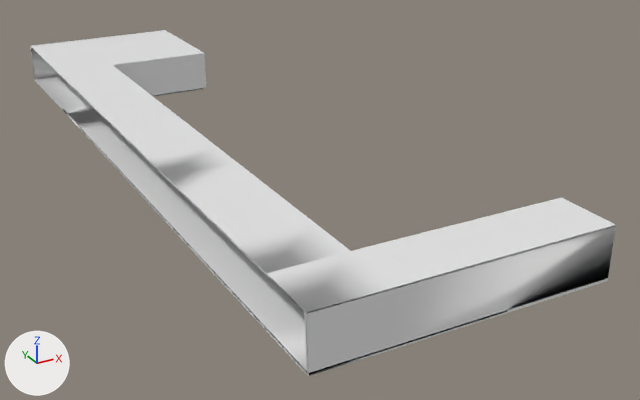
One commit to the FBX model UnholySource/Assets/Models/Scenario/School/Rooms/East/interior_school_room_east_00.fbx: the scene before it, then after it.
The view is the same before and after, from a 50 mm camera at (-20.1, -71.5, 26.1) aimed at (12.3, -12.5, -3.4). Every picture has the same lights, and +X, +Y and +Z are marked at lower left.

In view in the first picture: 'Visible Mesh'.
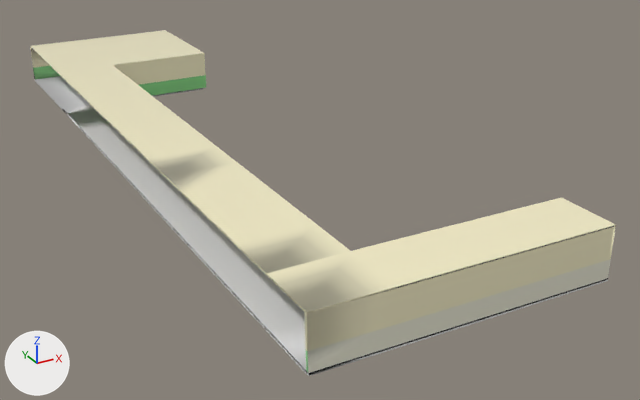
Changed parts and their boxes [x1, y1, x2, y2] in the pictures (640 x 400 px):
```json
{"part": 1, "of": "me_cube", "change": "built on", "before": [304, 226, 616, 373], "after": [304, 226, 616, 373]}
{"part": 2, "of": "me_cube", "change": "recoloured", "before": [30, 30, 616, 314], "after": [30, 30, 616, 314], "on screen": "white to beige"}
{"part": 3, "of": "me_cube", "change": "recoloured", "before": [35, 76, 608, 376], "after": [35, 76, 608, 376]}
```

Edits to the scene script, one JSON object a line:
```json
{"op": "add", "block": "img_texture_school_rooms_gradient_png", "code": ["img_texture_school_rooms_gradient_png = load_image('texture-school-rooms-gradient.png', '../../../../../Textures/Chapter 1/Part 1/texture-school-rooms-gradient.png', 1024, 1024, 'Non-Color')"]}
{"op": "add", "block": "mat_wall_material", "code": ["mat_wall_material = bpy.data.materials.new('wall_material')", "# uses the picture img_texture_school_rooms_gradient_png"]}
{"op": "add", "block": "mat_ground_material", "code": ["mat_ground_material = bpy.data.materials.new('ground_material')", "# uses the picture img_texture_school_rooms_gradient_png"]}
{"block": "me_cube", "where": "# used by ob_visible_mesh; location = (2.6, 0.0, 0.0)"}
{"op": "remove", "block": "me_cube", "code": "me_cube.from_pydata(...)  # 315 vertices, 343 faces; spans x -5.2..15.6, y -38.2..23.2, z -0.2..3.6"}
{"op": "add", "block": "me_cube", "code": "me_cube.from_pydata(...)  # 324 vertices, 351 faces; spans x -5.2..15.6, y -38.2..23.2, z -0.2..3.6"}
{"block": "me_cube", "change": "me_cube part 1"}
{"block": "me_cube", "change": "11 faces are deleted"}
{"block": "me_cube", "change": "9 new vertices lie (0.0, 0.0, 1.3) away from vertices in x -5.1..15.6, y -38.2..-38.0, z 0.0"}
{"block": "me_cube", "change": "19 new faces join them, mat_wall_material"}
{"block": "me_cube", "change": "me_cube part 2: 216 faces spanning x -5.2..15.6, y -38.2..23.2, z 0.0..3.6 switch from no material to mat_wall_material"}
{"block": "me_cube", "change": "me_cube part 3: 116 faces spanning x -5.2..15.6, y -38.2..23.2, z -0.2..0.0 switch from no material to mat_ground_material"}
```
